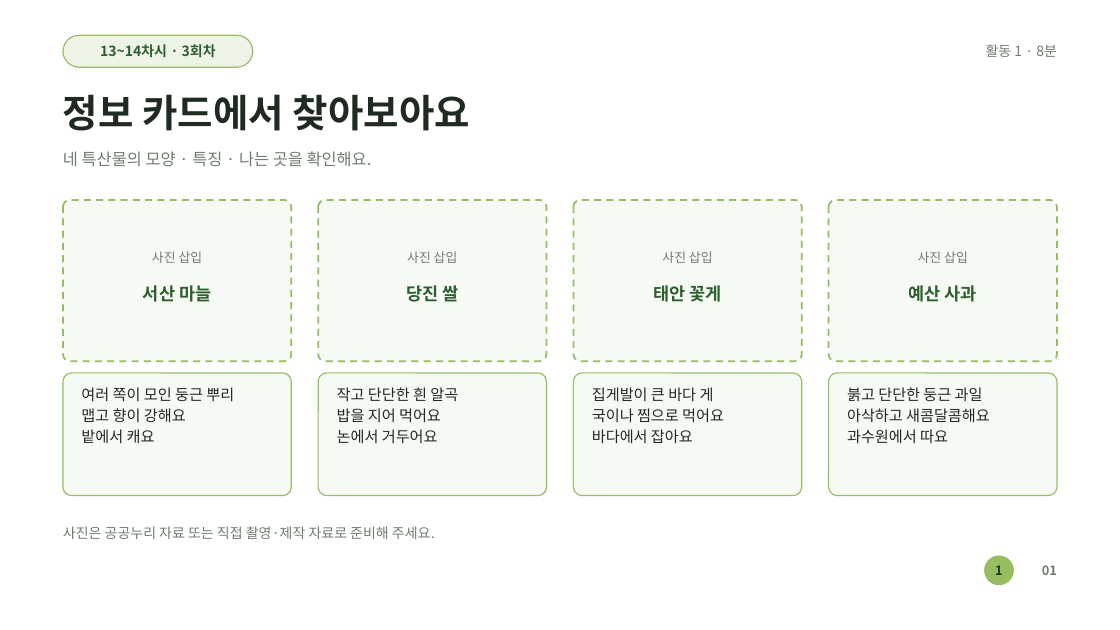
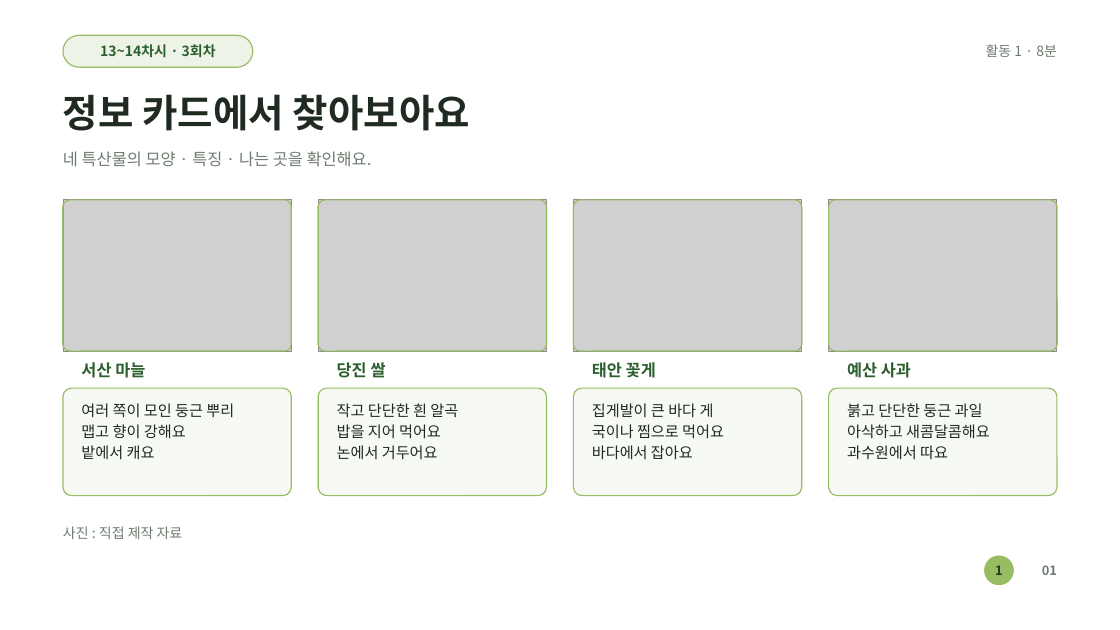
Before and after one commit to AHyeon97/work-for-AH, a slide deck: slide 10 of 우리고장 탐험대/13~16차시(서산당진태안예산)/늘봄앵커_우리충남탐험놀이_13~14차시(서산당진태안예산_특산물)_수업PPT.pptx. Drawn at 1120x630 pixels with LibreOffice and Linux fonts; fonts in the diff are those of the drawing; grey boxes stand for pictures. Boxes give left, top, right and bottom in pixels: in the first picture for what was removed or moved away, otherwise in the second. Text is boxed around its words. In the diff, an @@ line names an element or a change of style, - is before the commit and + after.

```diff
--- a/우리고장 탐험대/13~16차시(서산당진태안예산)/늘봄앵커_우리충남탐험놀이_13~14차시(서산당진태안예산_특산물)_수업PPT.pptx
+++ b/우리고장 탐험대/13~16차시(서산당진태안예산)/늘봄앵커_우리충남탐험놀이_13~14차시(서산당진태안예산_특산물)_수업PPT.pptx
@@ rounded rectangle: place and size @@
-rounded rectangle at bbox=[63, 200, 292, 361]
+rounded rectangle at bbox=[63, 200, 292, 351]
@@ picture added at bbox=[63, 200, 292, 351] @@
@@ rounded rectangle added at bbox=[63, 200, 292, 351], outline #97BC62 1 pt @@
@@ rounded rectangle: place and size @@
-rounded rectangle at bbox=[318, 200, 547, 361]
+rounded rectangle at bbox=[318, 200, 547, 351]
@@ picture added at bbox=[318, 200, 547, 351] @@
@@ rounded rectangle added at bbox=[318, 200, 547, 351], outline #97BC62 1 pt @@
@@ rounded rectangle: place and size @@
-rounded rectangle at bbox=[574, 200, 802, 361]
+rounded rectangle at bbox=[574, 200, 802, 351]
@@ picture added at bbox=[574, 200, 802, 351] @@
@@ rounded rectangle added at bbox=[574, 200, 802, 351], outline #97BC62 1 pt @@
@@ outline #97BC62 1.5 pt dashed to #97BC62 1 pt; proportions changed in 4 elements at bbox=[63, 200, 292, 351], bbox=[318, 200, 547, 351], bbox=[574, 200, 802, 351], bbox=[828, 200, 1057, 351] @@
@@ rounded rectangle: place and size @@
-rounded rectangle at bbox=[828, 200, 1057, 361]
+rounded rectangle at bbox=[828, 200, 1057, 351]
@@ picture added at bbox=[828, 200, 1057, 351] @@
@@ rounded rectangle added at bbox=[828, 200, 1057, 351], outline #97BC62 1 pt @@
@@ text removed at bbox=[152, 251, 203, 263] @@
-사진 삽입
@@ text removed at bbox=[407, 251, 458, 263] @@
-사진 삽입
@@ text removed at bbox=[662, 251, 713, 263] @@
-사진 삽입
@@ text removed at bbox=[918, 251, 968, 263] @@
-사진 삽입
@@ text "서산 마늘": place and size @@
-text "서산 마늘" at bbox=[143, 285, 211, 302]
+text "서산 마늘" at bbox=[81, 362, 145, 378]
@@ text "당진 쌀": place and size @@
-text "당진 쌀" at bbox=[406, 285, 458, 302]
+text "당진 쌀" at bbox=[337, 362, 386, 378]
@@ text "태안 꽃게": place and size @@
-text "태안 꽃게" at bbox=[653, 285, 722, 302]
+text "태안 꽃게" at bbox=[592, 362, 656, 378]
@@ size 15 to 14 pt; alignment centre to left in 4 elements at bbox=[81, 362, 145, 378], bbox=[337, 362, 386, 378], bbox=[592, 362, 656, 378], bbox=[847, 362, 911, 378] @@
@@ text "예산 사과": place and size @@
-text "예산 사과" at bbox=[909, 285, 977, 302]
+text "예산 사과" at bbox=[847, 362, 911, 378]
@@ rounded rectangle: place and size @@
-rounded rectangle at bbox=[63, 373, 292, 496]
+rounded rectangle at bbox=[63, 388, 292, 496]
@@ rounded rectangle: place and size @@
-rounded rectangle at bbox=[318, 373, 547, 496]
+rounded rectangle at bbox=[318, 388, 547, 496]
@@ rounded rectangle: place and size @@
-rounded rectangle at bbox=[574, 373, 802, 496]
+rounded rectangle at bbox=[574, 388, 802, 496]
@@ proportions changed in 4 elements at bbox=[63, 388, 292, 496], bbox=[318, 388, 547, 496], bbox=[574, 388, 802, 496], bbox=[828, 388, 1057, 496] @@
@@ rounded rectangle: place and size @@
-rounded rectangle at bbox=[828, 373, 1057, 496]
+rounded rectangle at bbox=[828, 388, 1057, 496]
@@ text "여러 쪽이 모인 둥근 뿌리": place and size @@
-text "여러 쪽이 모인 둥근 뿌리" at bbox=[81, 387, 234, 444]
+text "여러 쪽이 모인 둥근 뿌리" at bbox=[81, 403, 234, 460]
@@ text "작고 단단한 흰 알곡": place and size @@
-text "작고 단단한 흰 알곡" at bbox=[337, 387, 458, 443]
+text "작고 단단한 흰 알곡" at bbox=[337, 403, 458, 459]
@@ text "집게발이 큰 바다 게": place and size @@
-text "집게발이 큰 바다 게" at bbox=[592, 387, 724, 444]
+text "집게발이 큰 바다 게" at bbox=[592, 403, 724, 460]
@@ text "붉고 단단한 둥근 과일": place and size @@
-text "붉고 단단한 둥근 과일" at bbox=[847, 387, 990, 443]
+text "붉고 단단한 둥근 과일" at bbox=[847, 403, 990, 459]
@@ text at bbox=[63, 526, 183, 539]: text changed @@
-사진은 공공누리 자료 또는 직접 촬영·제작 자료로 준비해 주세요.
+사진 : 직접 제작 자료
```
Also in this commit, not shown: 2 other slides changed, 36 other files.
